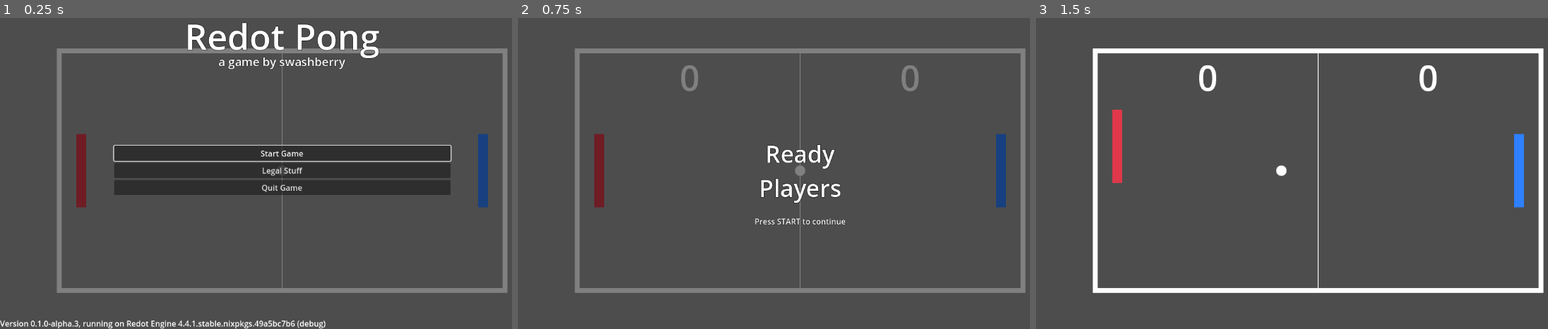
Above: before the commit, frames 1-3 (left to right).
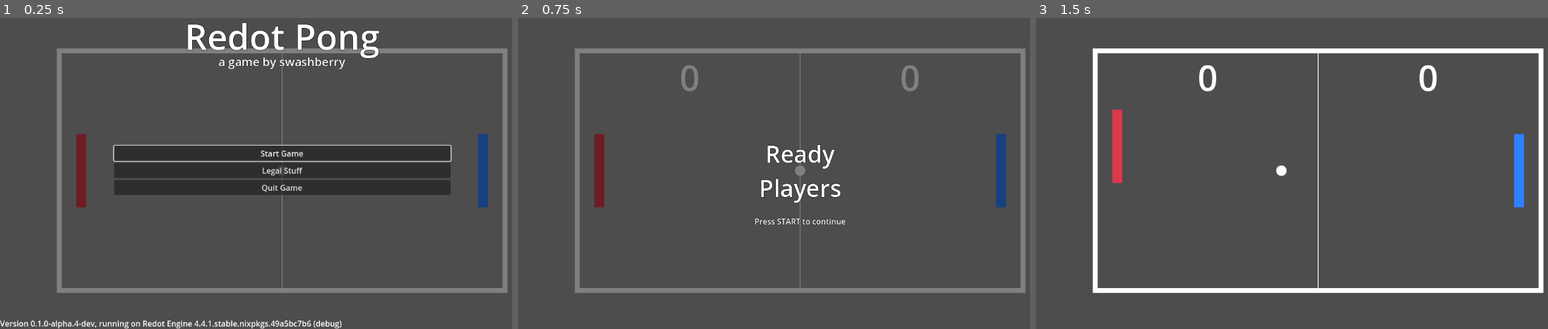
Above: after the commit, the same moments.

Repository: swashdev/redot-pong
Game: Godot game, scene res://main/main.tscn
Same seed, same stepped clock (60 frames per second), same inputs: the game is played once before the commit and once after it.
Inputs:
- Up to frame 1 (0.25 s): no input
- Up to frame 2 (0.75 s): click "Start Game" at 0.5 s
- Up to frame 3 (1.5 s): tap Enter at 1.25 s; hold Up (ui_up) from 1.28 s (still down); tap Space (start) at 1.35 s

The runs differ from the first frame. In frame 1, 0.7% of the frame differs, in the area x 14-67%, y 97-100%; in frame 2, nothing differs; in frame 3, nothing differs.

Commit message:
Bump version to 0.1.0-alpha.4.dev

Diff:
--- a/global.gd
+++ b/global.gd
@@ -19,7 +19,8 @@
 const VERSION_MAJOR: int = 0
 const VERSION_MINOR: int = 1
 const VERSION_PATCH: int = 0
-const VERSION_BUILD: String = "alpha.3"
+const VERSION_BUILD: String = "alpha.4"
+const IS_DEV_BUILD: bool = true
 
 # Returns the version number as a string.
 func get_version_string() -> String:
@@ -30,6 +31,9 @@
 
 	if VERSION_BUILD != "stable" and VERSION_BUILD != "":
 		result += "-" + VERSION_BUILD
+
+	if IS_DEV_BUILD:
+		result += "-dev"
 
 	if VERSION_MAJOR == 1 and VERSION_MINOR == 0:
 		result += " 🥳"
@@ -45,6 +49,9 @@
 	if VERSION_BUILD != "stable" and VERSION_BUILD != "":
 		result += "-" + VERSION_BUILD
 
+	if IS_DEV_BUILD:
+		result += ".dev"
+
 	return result
 
 #endregion Version Number
